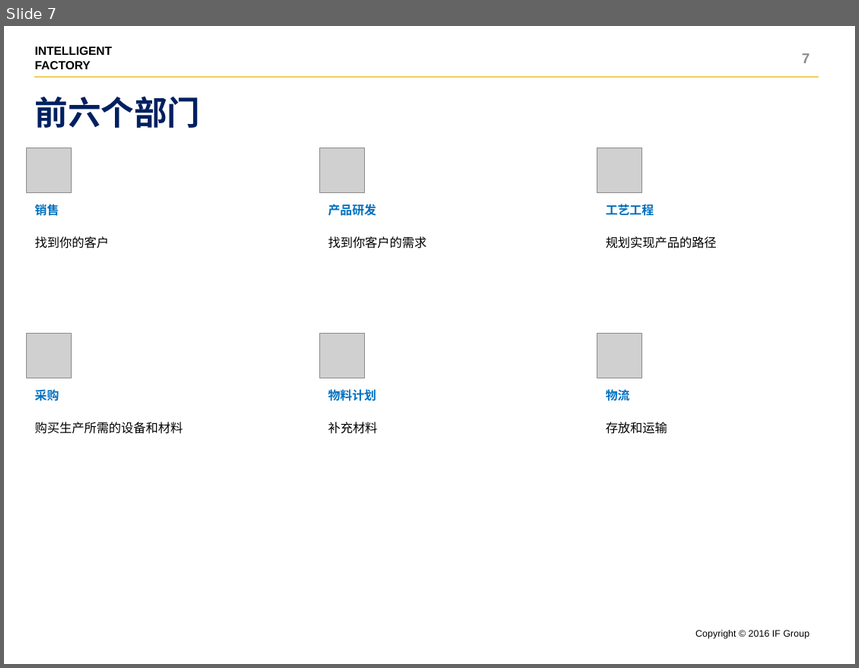
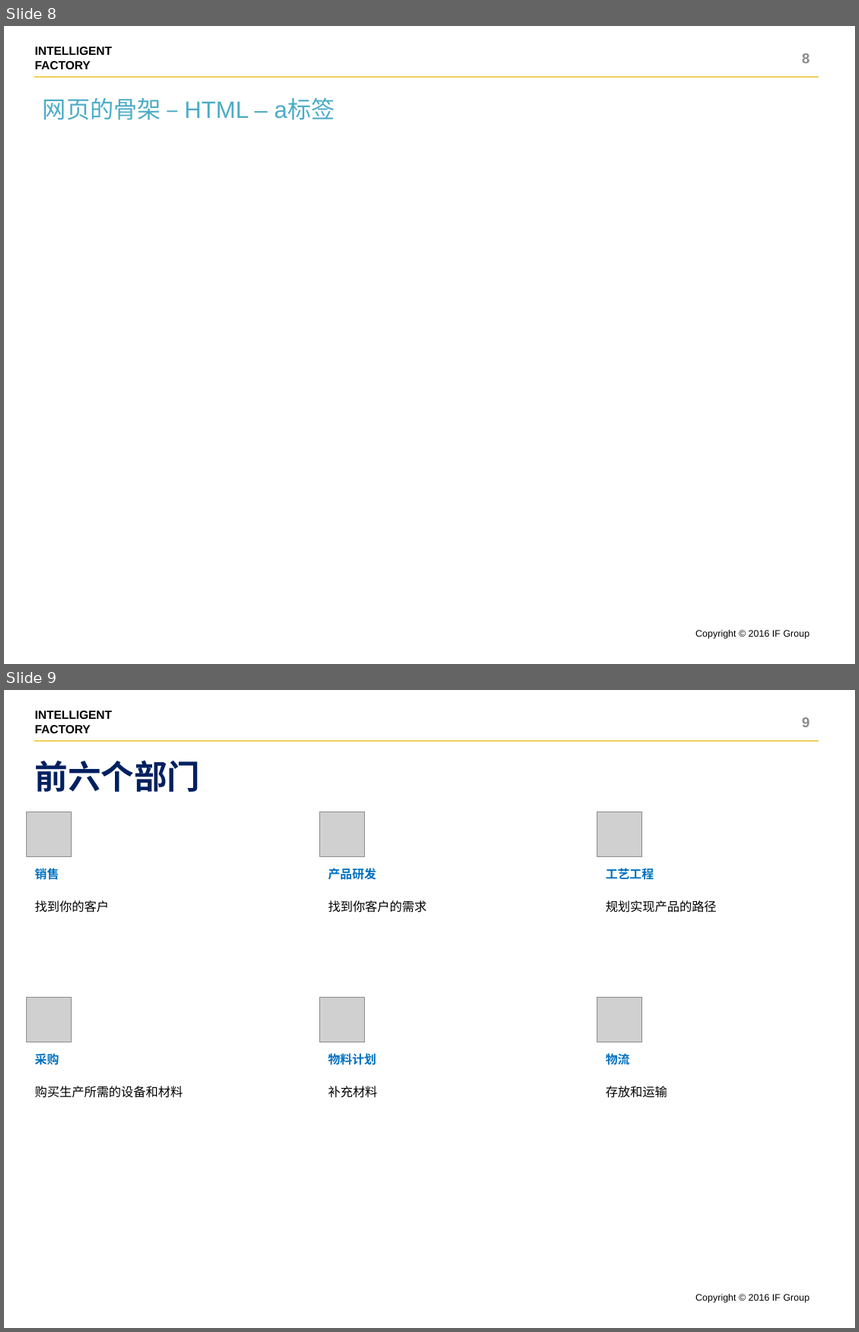
Before and after one commit to shentianyi/CompanyCource, a slide deck: CodeMonkey/cs05 UI前端/UI设计.pptx. Shown one above the other, each under a label of ours: slide 7 before the commit, slides 8 and 9 after it. The pictures are 859x668 and 859x1332 pixels, drawn with LibreOffice and Linux fonts; fonts in the diff are those of the drawing; grey boxes stand for pictures. Boxes give left, top, right and bottom in pixels: in the first picture for what was removed or moved away, otherwise in the second. Text is boxed around its words. In the diff, an @@ line names an element or a change of style, - is before the commit and + after.

```diff
--- a/CodeMonkey/cs05 UI前端/UI设计.pptx
+++ b/CodeMonkey/cs05 UI前端/UI设计.pptx
@@ slide 8 added at [4, 26, 855, 664], background #FFFFFF; not listed: 3 template elements that a slide beside it also shows @@
@@ page number added at [802, 53, 810, 63], 12 pt, text #8C8C8C, bold @@
+8
@@ text added at [43, 98, 335, 120], 20 pt, text #4BACC6 @@
+网页的骨架 – HTML – a标签
@@ what was slide 7 is now slide 9 @@
@@ page number at [802, 717, 810, 727]: text changed @@
-7
+9
```
Also in this commit, not shown: 1 slide changed, 1 other slide added.
